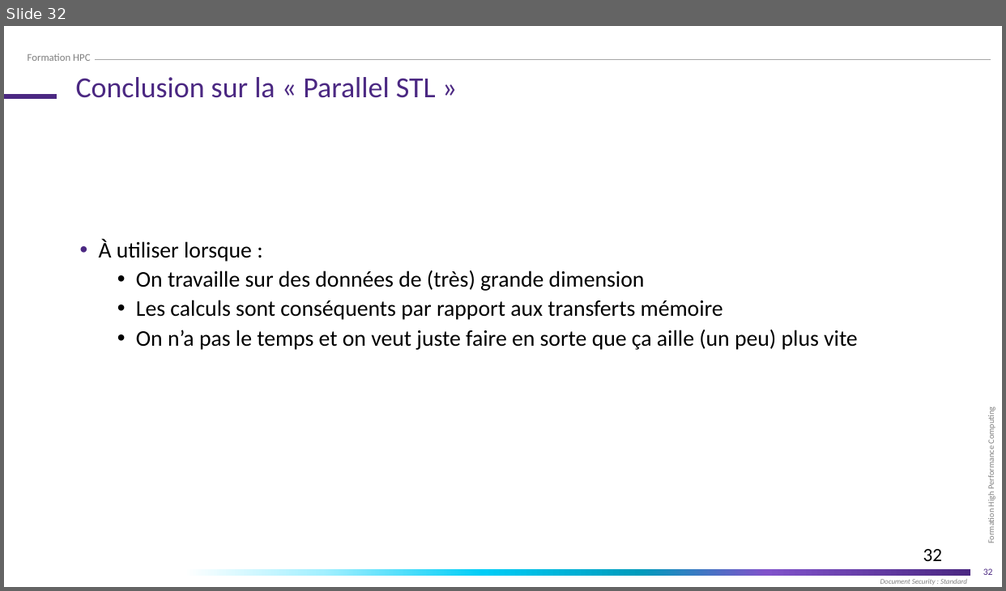
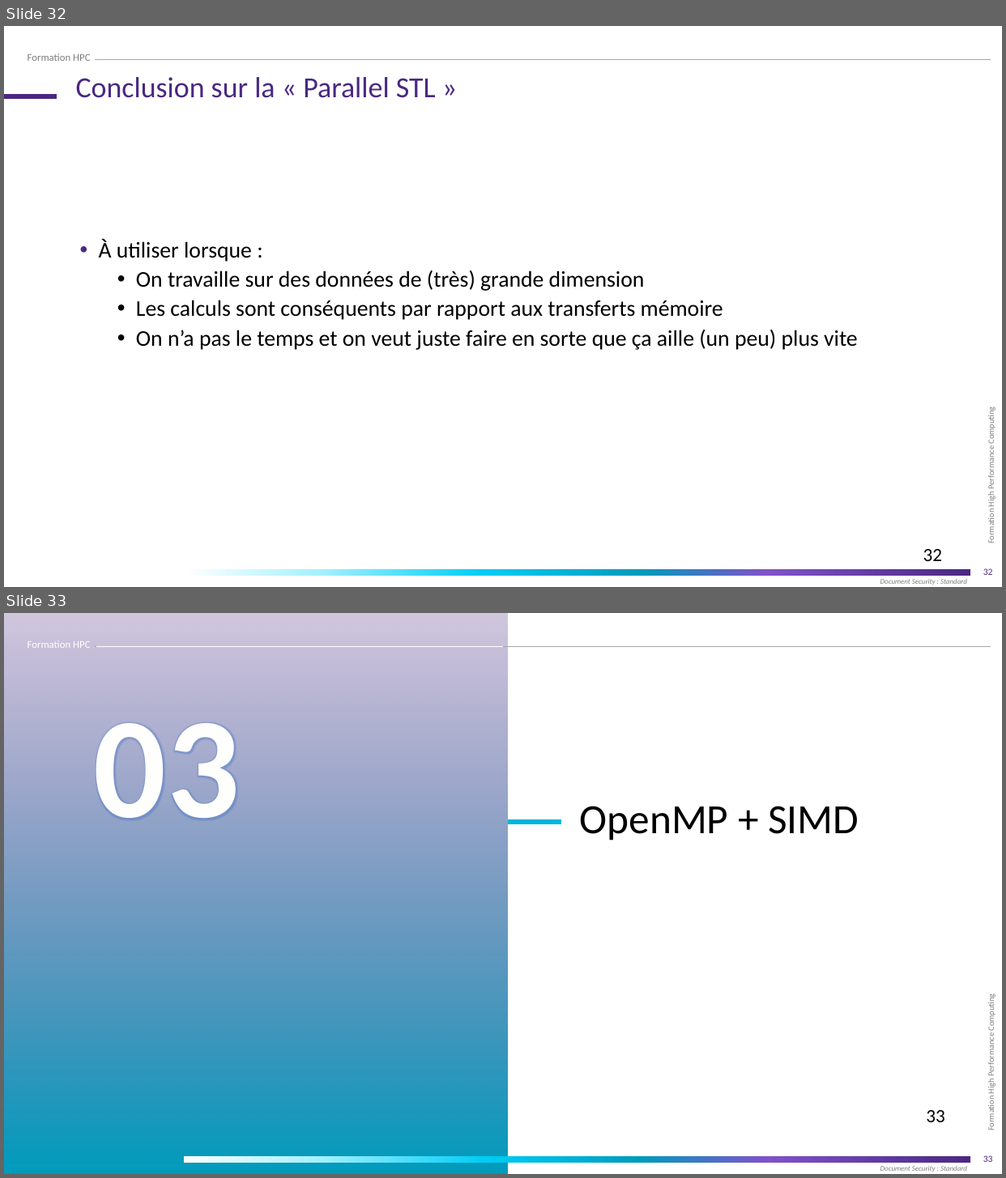
Before and after one commit to franckginguene/hpc_formation_scalian, a slide deck: Diapos/High_Performance_Computing_OpenMP.pptx. Shown one above the other, each under a label of ours: slide 32 before the commit, slides 32 and 33 after it. The pictures are 1006x591 and 1006x1178 pixels, drawn with LibreOffice and Linux fonts; fonts in the diff are those of the drawing; background and template pictures are left out. Boxes give left, top, right and bottom in pixels: in the first picture for what was removed or moved away, otherwise in the second. Text is boxed around its words. In the diff, an @@ line names an element or a change of style, - is before the commit and + after.

```diff
--- a/Diapos/High_Performance_Computing_OpenMP.pptx
+++ b/Diapos/High_Performance_Computing_OpenMP.pptx
@@ slide 33 added at [4,613,1002,1174], background #FFFFFF; not listed: 5 template elements that a slide beside it also shows @@
@@ rectangle added at [4,613,508,1174], fill gradient #4B2882 to #009BBC @@
@@ text added at [27,641,90,648], 10 pt, text #FFFFFF @@
+Formation HPC
@@ line added from (96, 647) to (503, 647), #FFFFFF 0.5 pt @@
@@ text added at [94,723,240,820], 138 pt, text #FEFEFE, bold @@
+03
@@ text added at [580,806,859,841], 40 pt, text #000000 @@
+OpenMP + SIMD
@@ title added at [738,806,948,834], 37.8 pt, text #FFFFFF @@
+Vectorisation automatique
@@ line added from (508, 822) to (561, 822), #00B6DA 4.5 pt @@
@@ page number added at [926,1110,944,1122], 18 pt, text #000000 @@
+33
```
Also in this commit, not shown: 7 slides changed, 3 other slides added, 2 other files.
